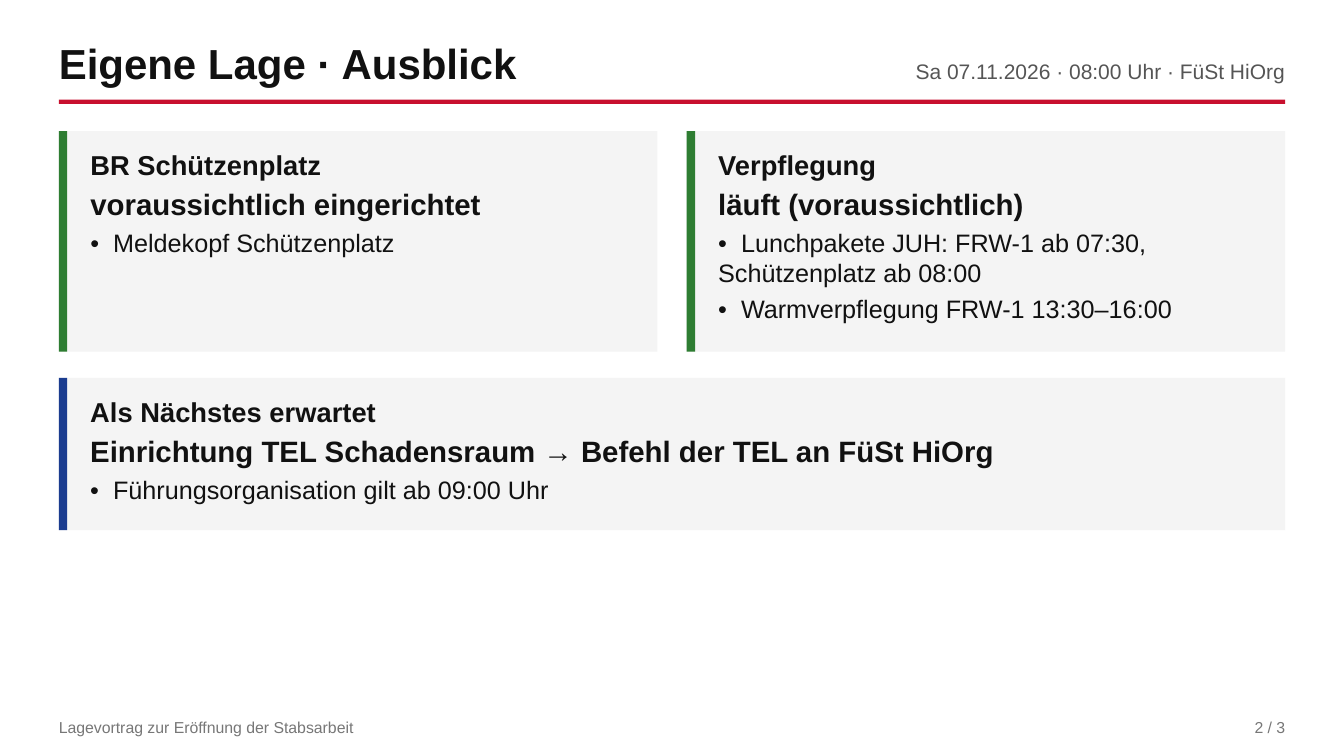
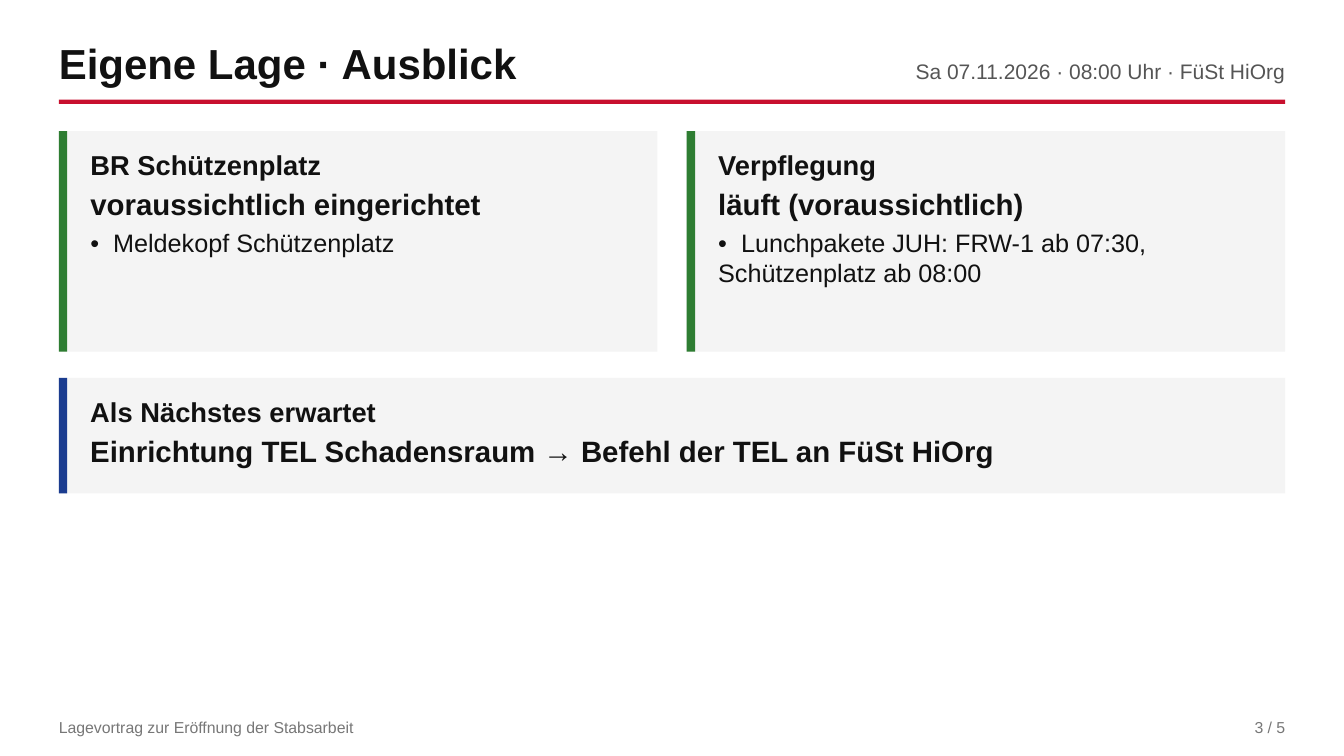
Before and after one commit to laenan8466/civil_protection_communicaton_training, a slide deck: slide 3 of lagevortrag/2026-11-07_0800_Lagevortrag_FueSt_HiOrg.pptx (slide 2 before the commit). Drawn at 1344x756 pixels with LibreOffice and Linux fonts; fonts in the diff are those of the drawing. Boxes give left, top, right and bottom in pixels: in the first picture for what was removed or moved away, otherwise in the second. Text is boxed around its words. In the diff, an @@ line names an element or a change of style, - is before the commit and + after.

```diff
--- a/lagevortrag/2026-11-07_0800_Lagevortrag_FueSt_HiOrg.pptx
+++ b/lagevortrag/2026-11-07_0800_Lagevortrag_FueSt_HiOrg.pptx
@@ text at [741, 299, 1172, 324]: paragraph removed @@
-• Warmverpflegung FRW-1 13:30–16:00
@@ rectangle: place and size @@
-rectangle at [58, 378, 1286, 530]
+rectangle at [58, 378, 1286, 494]
@@ rectangle: place and size @@
-rectangle at [58, 378, 67, 530]
+rectangle at [58, 378, 67, 494]
@@ text at [113, 480, 549, 504]: paragraph removed @@
-• Führungsorganisation gilt ab 09:00 Uhr
@@ text at [1255, 722, 1285, 733]: text changed @@
-2 / 3
+3 / 5
```
Also in this commit, not shown: 2 other slides changed, 2 slides added, 3 other files.
